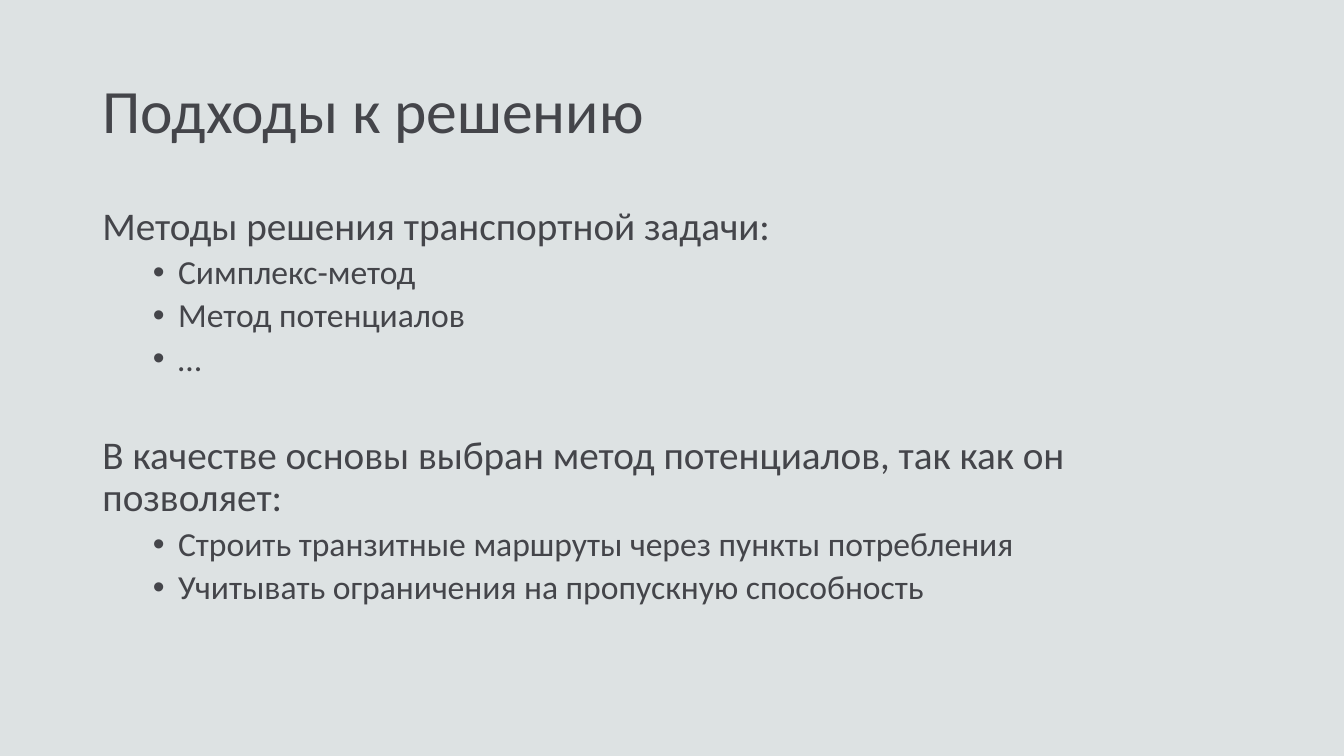
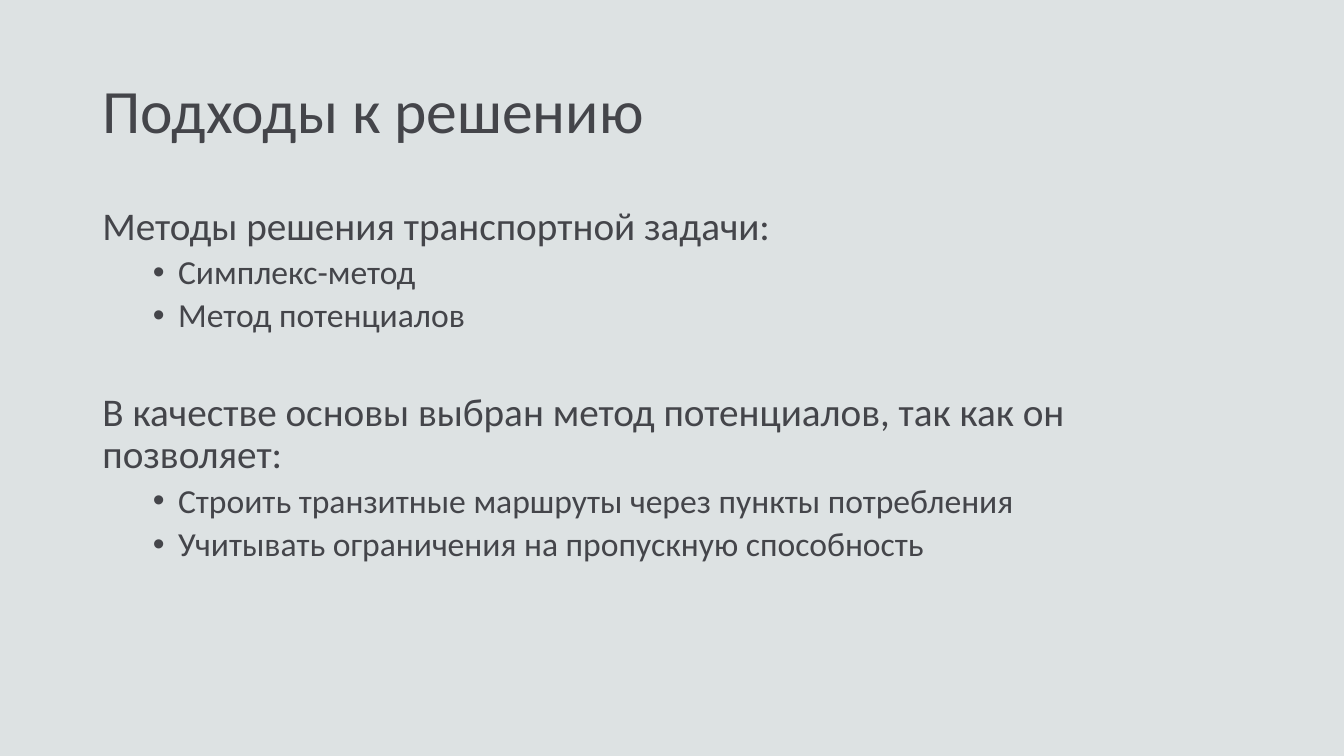
Before and after one commit to fairay/BachelorDiploma, a slide deck: slide 7 of presentation.pptx. Drawn at 1344x756 pixels with LibreOffice and Linux fonts; fonts in the diff are those of the drawing. Boxes give left, top, right and bottom in pixels: in the first picture for what was removed or moved away, otherwise in the second. Text is boxed around its words. In the diff, an @@ line names an element or a change of style, - is before the commit and + after.

```diff
--- a/presentation.pptx
+++ b/presentation.pptx
@@ text at [102,213,1065,562]: paragraph removed @@
-  • …
```
Also in this commit, not shown: 1 other slide changed, 1 slide added, 5 other files.
